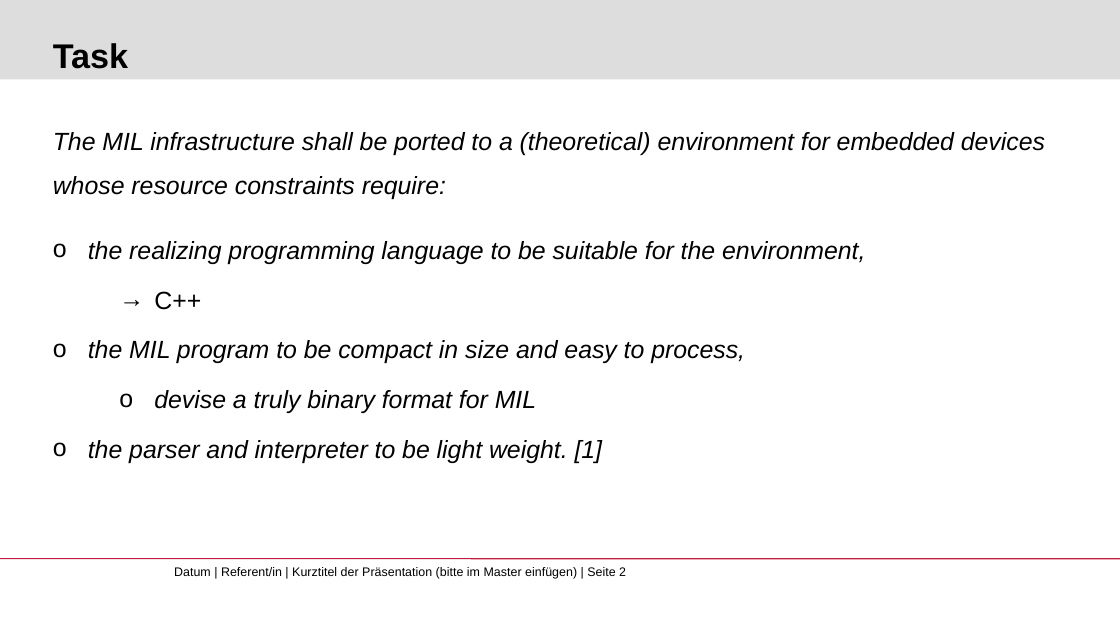
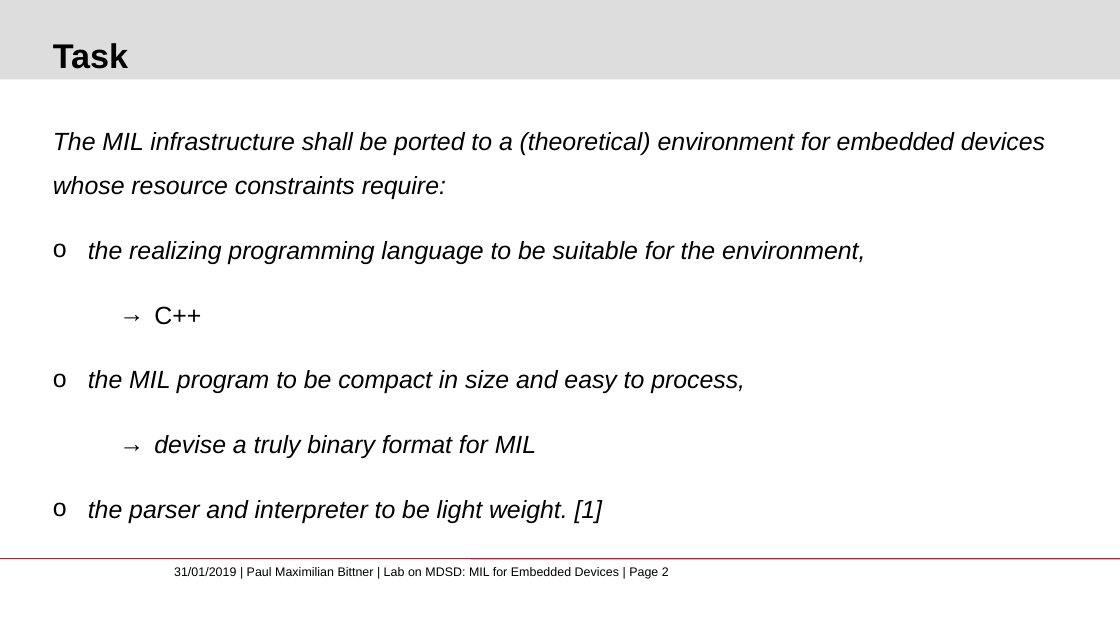
Before and after one commit to pmbittner/MDSDWS1819, a slide deck: slide 2 of Presentation/MDSD_Bittner_Embedded.pptx. Drawn at 1120x630 pixels with LibreOffice and Linux fonts; fonts in the diff are those of the drawing; background and template pictures are left out. Boxes give left, top, right and bottom in pixels: in the first picture for what was removed or moved away, otherwise in the second. Text is boxed around its words. In the diff, an @@ line names an element or a change of style, - is before the commit and + after.

```diff
--- a/Presentation/MDSD_Bittner_Embedded.pptx
+++ b/Presentation/MDSD_Bittner_Embedded.pptx
@@ text at (x1=88, y1=306, x2=745, y2=523): line spacing 1.5 to 2; bullet o to → @@
@@ text at (x1=174, y1=567, x2=669, y2=579): text changed @@
-Datum | Referent/in | Kurztitel der Präsentation (bitte im Master einfügen) | Seite 2
+31/01/2019 | Paul Maximilian Bittner | Lab on MDSD: MIL for Embedded Devices | Page 2
```
Also in this commit, not shown: 11 other slides changed.
